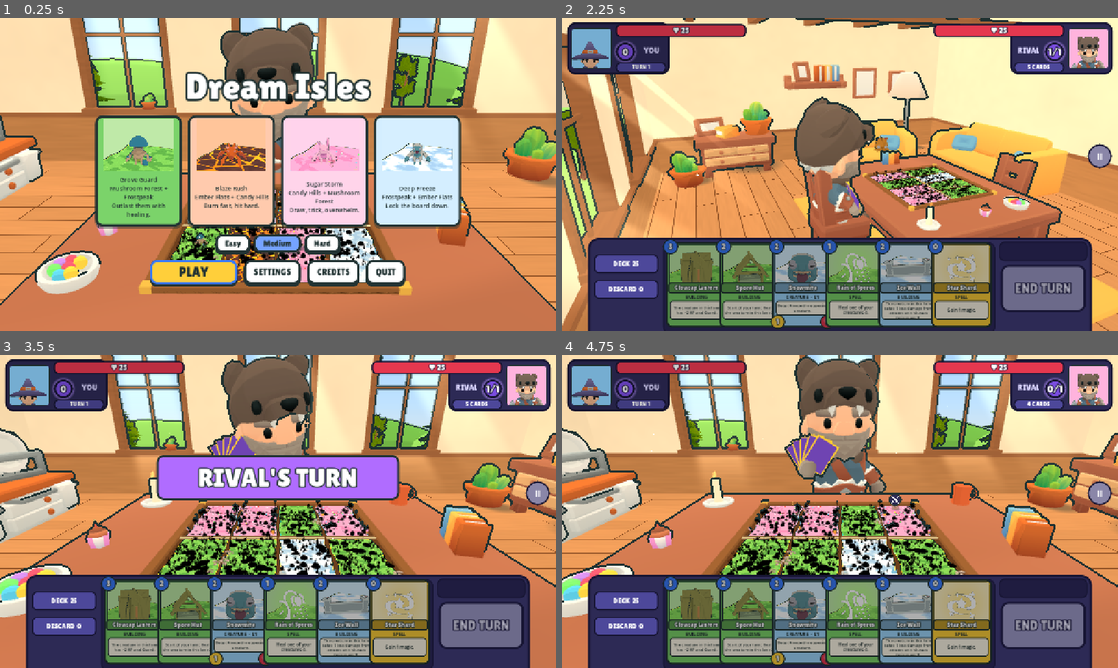
Above: before the commit, frames 1-4 (two rows, left to right).
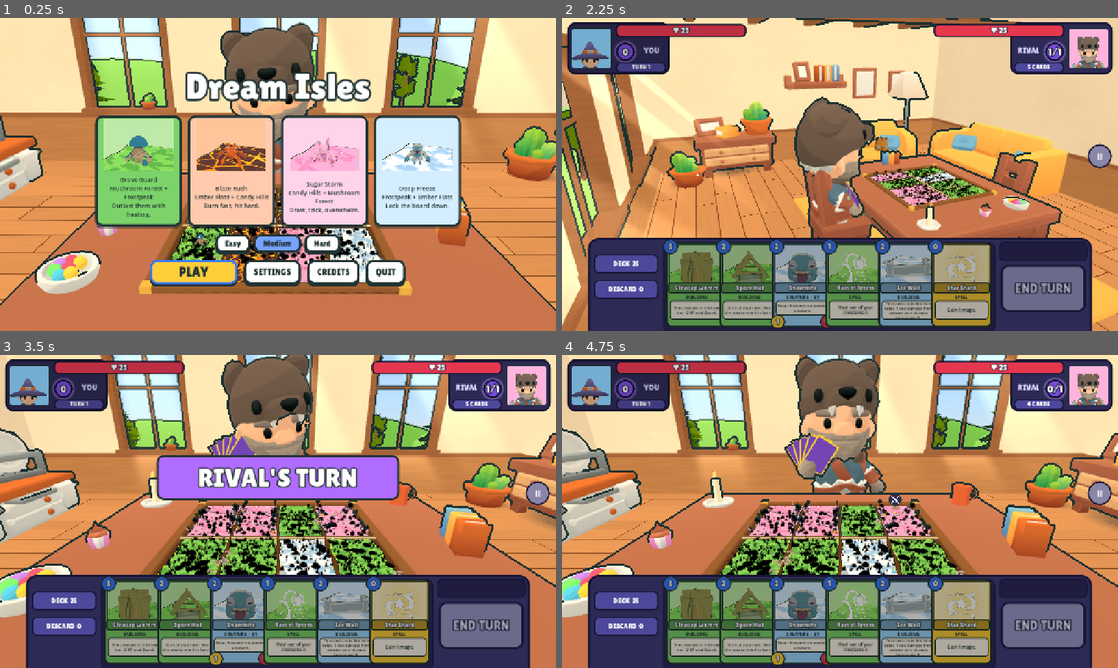
Above: after the commit, the same moments.

Repository: muriarty1893/cardwards
Game: Godot game, scene res://menus/main_menu.tscn
Two runs of this game, one before a commit and one after it. Both use one fixed random seed, a clock stepped at 60 frames per second and the inputs below.
Inputs (mouse positions are in pixels of both pictures, inside the frame that each line leads up to):
- Up to frame 1 (0.25 s): no input
- Up to frame 2 (2.25 s): click "Easy" at 0.5 s; click "Easy" at 1.25 s; click "PLAY" at 2 s
- Up to frame 3 (3.5 s): tap Enter at 2.75 s; drag from (133, 621) to (333, 442) at 2.77 s
- Up to frame 4 (4.75 s): drag from (751, 621) to (812, 574) at 3.52 s; move the mouse to (801, 621) at 4.27 s; click (801, 621) at 4.42 s

The runs differ from the first frame. In frame 1, 0.2% of the frame differs, in the area x 0-100%, y 36-83%; in frame 2, 11%, in the area x 19-100%, y 0-71%; in frame 3, 0.3%; in frame 4, 0.3%.

Commit message:
perf: one sun, fewer shadow casters, lighter Low sunbeams; close-up framing
The fill light cost ~8.6 ms of GPU a frame on the HD 620 (8 creatures, Low: 18.5 -> 9.9 ms);
the sun now shines high from the left and slightly in front (pieces' faces stay lit) with more
ambient, while the painted sunbeams keep slanting in from the windows. The tray and corner caps
cast no shadows; Low hides the lower sunbeam sheets. Attack close-ups sit closer and look down
at the target. Dev flag --full-board puts a creature in every half-lane.

Co-Authored-By: Claude Opus 5.5 <noreply@anthropic.com>
Claude-Session: https://claude.ai/code/session_01KWhDzHoaJZoxty1TDdYE3R

Diff:
--- a/tests/test_look.gd
+++ b/tests/test_look.gd
@@ -56,6 +56,7 @@
 	(Engine.get_main_loop() as SceneTree).root.add_child(parent)
 	var b: BlobShadow = BlobShadow.build(0.5, 1.0, 0.1)
 	parent.add_child(b)
+	await (Engine.get_main_loop() as SceneTree).process_frame
 	for yaw: float in [0.0, PI, PI * 0.62]:
 		parent.rotation.y = yaw
 		b._process(0.0)
--- a/tests/test_room.gd
+++ b/tests/test_room.gd
@@ -37,7 +37,7 @@
 			shadowed += 1
 	assert_eq(room.sun.shadow_enabled, BlobShadow.sun_shadows(), "sun shadows only where supported")
 	assert_true(shadowed <= 1, "only the sun may cast shadows (%d)" % shadowed)
-	assert_true(not room.fill.shadow_enabled, "fill light casts none")
+	assert_eq(room.find_children("*", "DirectionalLight3D", true, false).size(), 1, "one directional light (a second one costs ~8 ms a frame on integrated GPUs)")
 	room.free()
 	return true
 
--- a/view/board/board.gd
+++ b/view/board/board.gd
@@ -165,10 +165,10 @@
 		[Vector3(w, h, r.size.y - 2.0 * w), Vector3(r.position.x + w / 2.0, h / 2.0, c.y)],
 	]
 	for part: Array in sides:
-		add_child(Palette.mesh(_box(part[0]), wood, part[1]))
+		add_child(Palette.mesh(_box(part[0]), wood, part[1], false))
 	for corner: Vector2 in [r.position, Vector2(r.end.x, r.position.y), Vector2(r.position.x, r.end.y), r.end]:
 		var inward := Vector2(signf(c.x - corner.x), signf(c.y - corner.y)) * (w / 2.0)
-		add_child(Palette.mesh(_box(Vector3(w + 0.1, h + 0.08, w + 0.1)), brass, Vector3(corner.x + inward.x, (h + 0.08) / 2.0, corner.y + inward.y)))
+		add_child(Palette.mesh(_box(Vector3(w + 0.1, h + 0.08, w + 0.1)), brass, Vector3(corner.x + inward.x, (h + 0.08) / 2.0, corner.y + inward.y), false))
 	# Low dividers between lanes.
 	for i: int in 3:
 		var x: float = (LANE_X[i] + LANE_X[i + 1]) / 2.0
--- a/view/fx/camera_rig.gd
+++ b/view/fx/camera_rig.gd
@@ -26,8 +26,8 @@
 	[Vector3(12, 12, 6), Vector3(0, 2, -6)],
 ]
 ## Close-up: this far behind and above the attacker, looking past it at the target.
-const CLOSE_BACK := 3.4
-const CLOSE_UP := 1.9
+const CLOSE_BACK := 2.4
+const CLOSE_UP := 2.5
 const CLOSE_FOV := 50.0
 const CLOSE_IN := 0.22
 const CLOSE_OUT := 0.3
@@ -201,7 +201,7 @@
 		flat = Vector3(0, 0, -1)
 	var dir: Vector3 = flat.normalized()
 	var pos: Vector3 = from - dir * CLOSE_BACK + Vector3(0, CLOSE_UP, 0) + dir.cross(Vector3.UP) * 0.8
-	var look: Vector3 = from.lerp(to, 0.6) + Vector3(0, 0.4, 0)
+	var look: Vector3 = from.lerp(to, 0.75) + Vector3(0, 0.1, 0)
 	var close := Transform3D(Basis.looking_at(look - pos, Vector3.UP), pos)
 	var start: Transform3D = _base
 	var start_fov: float = _base_fov
--- a/view/match.gd
+++ b/view/match.gd
@@ -71,6 +71,8 @@
 	if "--auto-attack" in OS.get_cmdline_user_args():
 		_demo_attack()
 		return
+	if "--full-board" in OS.get_cmdline_user_args():
+		_demo_full_board()
 	for arg: String in OS.get_cmdline_user_args():
 		if arg.begins_with("--sweep-at="):
 			rig.hold_sweep(float(arg.substr(11)))
@@ -134,6 +136,15 @@
 	sync_all()
 	busy = true
 	await perform(Action.attack(HUMAN, 1, 1, Action.Hit.CRIT, false))
+
+
+## Dev: a ready creature in all 8 half-lanes (for frame-rate checks and screenshots).
+func _demo_full_board() -> void:
+	var ids: Array[StringName] = [&"mossback", &"flarebeak", &"gumdrop", &"iceling", &"glacier_tortoise", &"lollibat", &"cinderpup", &"sporeling"]
+	for p: int in 2:
+		for l: int in 4:
+			_demo_put(p, l, ids[p * 4 + l])
+	sync_all()
 
 
 func _demo_put(p: int, l: int, id: StringName) -> void:
--- a/view/room/room.gd
+++ b/view/room/room.gd
@@ -2,7 +2,7 @@
 extends Node3D
 ## The sunny cottage room around the table: walls with three windows behind the rival, plank
 ## floor, ceiling beams, the hills and a floating island outside, sunbeams with dust, KayKit
-## furniture, and a few things on the table. Pure decoration; owns the sun, fill light and
+## furniture, and a few things on the table. Pure decoration; owns the sun and the
 ## environment. The tabletop is the plane y = 0 and the board lies on it.
 
 ## KayKit models are in their own units (a table is 1.0 tall); this many board units each.
@@ -21,8 +21,11 @@
 ## Window centres (x); each is WINDOW_SIZE wide, from the sill at y = 0 up to y = WINDOW_SIZE.y.
 const WINDOWS: Array[float] = [-22.0, 0.0, 22.0]
 const WINDOW_SIZE := Vector2(12.0, 17.0)
-## The sun shines in through the windows from behind-left of the rival, steeply.
-const SUN_FROM := Vector3(-12, 30, -24)
+## The sun: high and from the left, a little in front, so pieces' faces towards the player stay
+## lit with one light (a second directional light costs ~8 ms a frame on integrated GPUs).
+const SUN_FROM := Vector3(-14, 30, 6)
+## The painted sunbeams slant in from the windows behind the rival (they are fake light).
+const BEAM_FROM := Vector3(-12, 30, -24)
 const DUST_HIGH := 70
 const PATH := "res://assets/room/%s.gltf"
 const NATURE := "res://assets/nature/%s.gltf"
@@ -35,9 +38,10 @@
 
 var env: Environment
 var sun: DirectionalLight3D
-var fill: DirectionalLight3D
 var _props: Array[Node3D] = []
 var _dust: CPUParticles3D
+## The lower sheet of each sunbeam (hidden on Low).
+var _low_beams: Array[MeshInstance3D] = []
 var _island: Node3D
 var _cat: Node3D
 var _t: float = 0.0
@@ -78,6 +82,8 @@
 	if is_inside_tree():
 		get_viewport().msaa_3d = Viewport.MSAA_DISABLED if low else Viewport.MSAA_2X
 	_dust.amount = DUST_HIGH / 2 if low else DUST_HIGH
+	for b: MeshInstance3D in _low_beams:
+		b.visible = not low
 
 
 func _on_settings_changed() -> void:
@@ -102,7 +108,7 @@
 	env.background_color = Color("#e9d2ad")
 	env.ambient_light_source = Environment.AMBIENT_SOURCE_COLOR
 	env.ambient_light_color = Color("#fff2e0")
-	env.ambient_light_energy = 0.42
+	env.ambient_light_energy = 0.55
 	env.tonemap_mode = Environment.TONE_MAPPER_LINEAR
 	env.ssao_enabled = true
 	env.ssao_intensity = 1.0
@@ -122,14 +128,7 @@
 	sun.directional_shadow_mode = DirectionalLight3D.SHADOW_PARALLEL_2_SPLITS
 	add_child(sun)
 	sun.look_at_from_position(SUN_FROM, Vector3.ZERO)
-	# Soft bounce from the room behind the player, so faces turned to the camera are not dark.
-	fill = DirectionalLight3D.new()
-	fill.name = "Fill"
-	fill.light_color = Color("#fff4e6")
-	fill.light_energy = 0.3
-	fill.shadow_enabled = false
-	add_child(fill)
-	fill.look_at_from_position(Vector3(14, 16, 30), Vector3.ZERO)
+
 
 
 # --- walls, floor, ceiling ---------------------------------------------------------------
@@ -288,7 +287,7 @@
 	mat.albedo_texture = _beam_texture()
 	mat.albedo_color = Color("#ffe6b0", 0.22)
 	mat.disable_receive_shadows = true
-	var d: Vector3 = -SUN_FROM.normalized()
+	var d: Vector3 = -BEAM_FROM.normalized()
 	for cx: float in WINDOWS:
 		var l: float = cx - WINDOW_SIZE.x / 2.0 + 0.6
 		var r: float = cx + WINDOW_SIZE.x / 2.0 - 0.6
@@ -309,6 +308,8 @@
 			mi.material_override = mat
 			mi.cast_shadow = GeometryInstance3D.SHADOW_CASTING_SETTING_OFF
 			add_child(mi)
+			if y < 1.0:
+				_low_beams.append(mi)
 
 
 func _build_dust() -> void:
